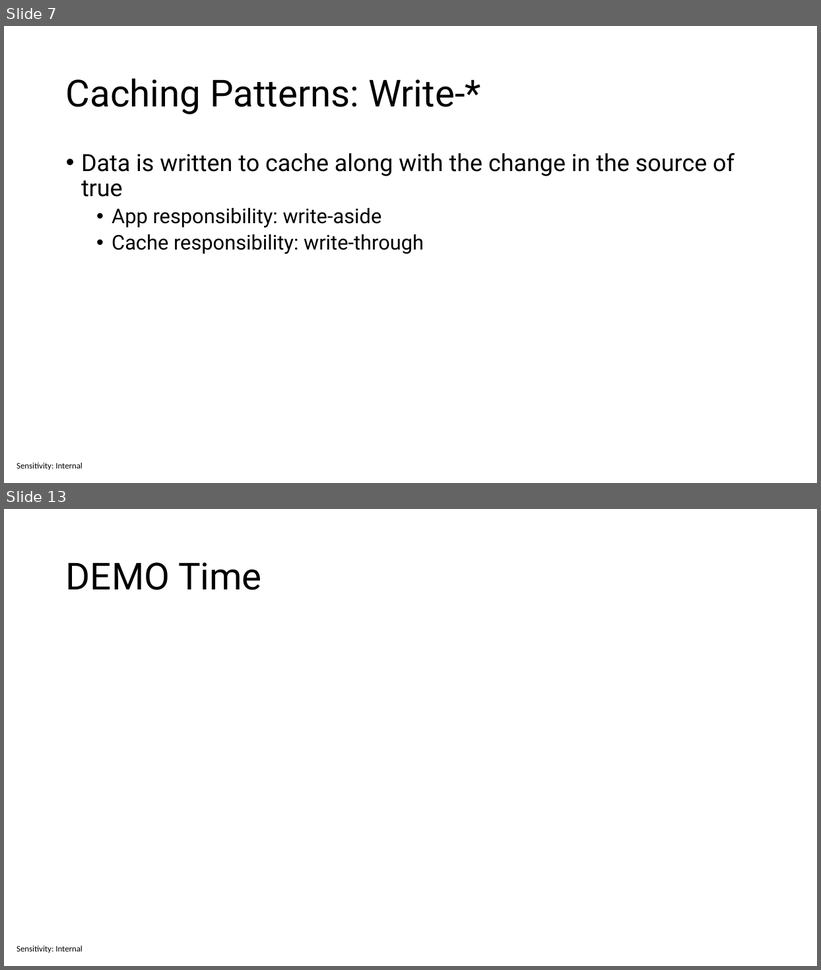
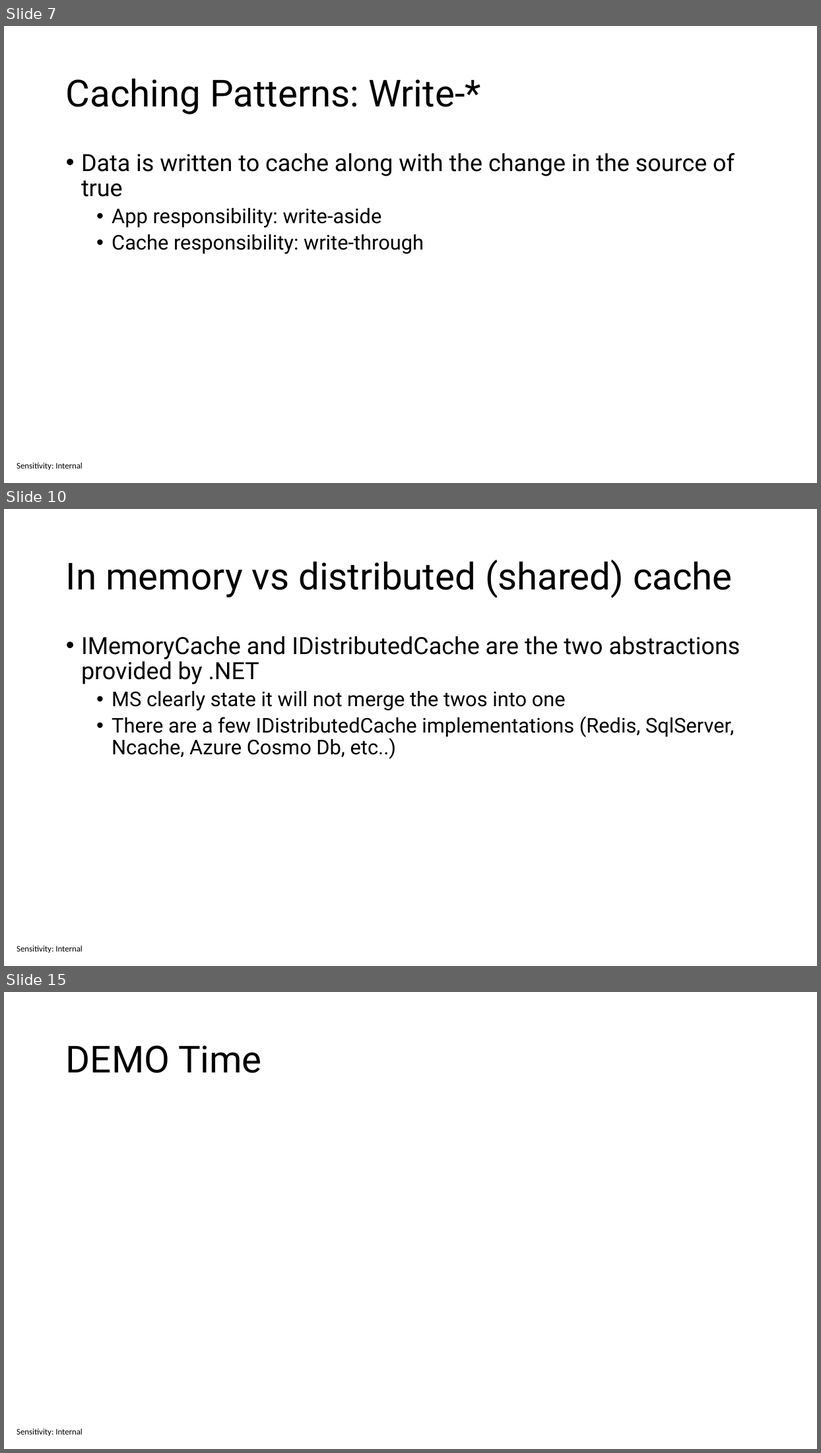
Before and after one commit to sabbadino/cache-like-a-pro-fusion-cache, a slide deck: cache-like-a-pro.pptx. Shown one above the other, each under a label of ours: slides 7 and 13 before the commit, slides 7, 10 and 15 after it; the slides between them are not shown. The pictures are 821x970 and 821x1453 pixels, drawn with LibreOffice and Linux fonts; fonts in the diff are those of the drawing. Boxes give left, top, right and bottom in pixels: in the first picture for what was removed or moved away, otherwise in the second. Text is boxed around its words. In the diff, an @@ line names an element or a change of style, - is before the commit and + after.

```diff
--- a/cache-like-a-pro.pptx
+++ b/cache-like-a-pro.pptx
@@ slide 10 added at (4, 509, 817, 966), background #FFFFFF; not listed: 1 template element that a slide beside it also shows @@
@@ title added at (66, 560, 733, 598), 44 pt, text #000000 @@
+In memory vs distributed (shared) cache
@@ text added at (81, 636, 741, 759), 24 pt, text #000000 @@
+• IMemoryCache and IDistributedCache are the two abstractions provided by .NET
+  • MS clearly state it will not merge the twos into one
+  • There are a few IDistributedCache implementations (Redis, SqlServer, Ncache, Azure Cosmo Db, etc..)
@@ what was slide 13 is now slide 15 @@
```
Also in this commit, not shown: 7 slides changed, 1 other slide added.
